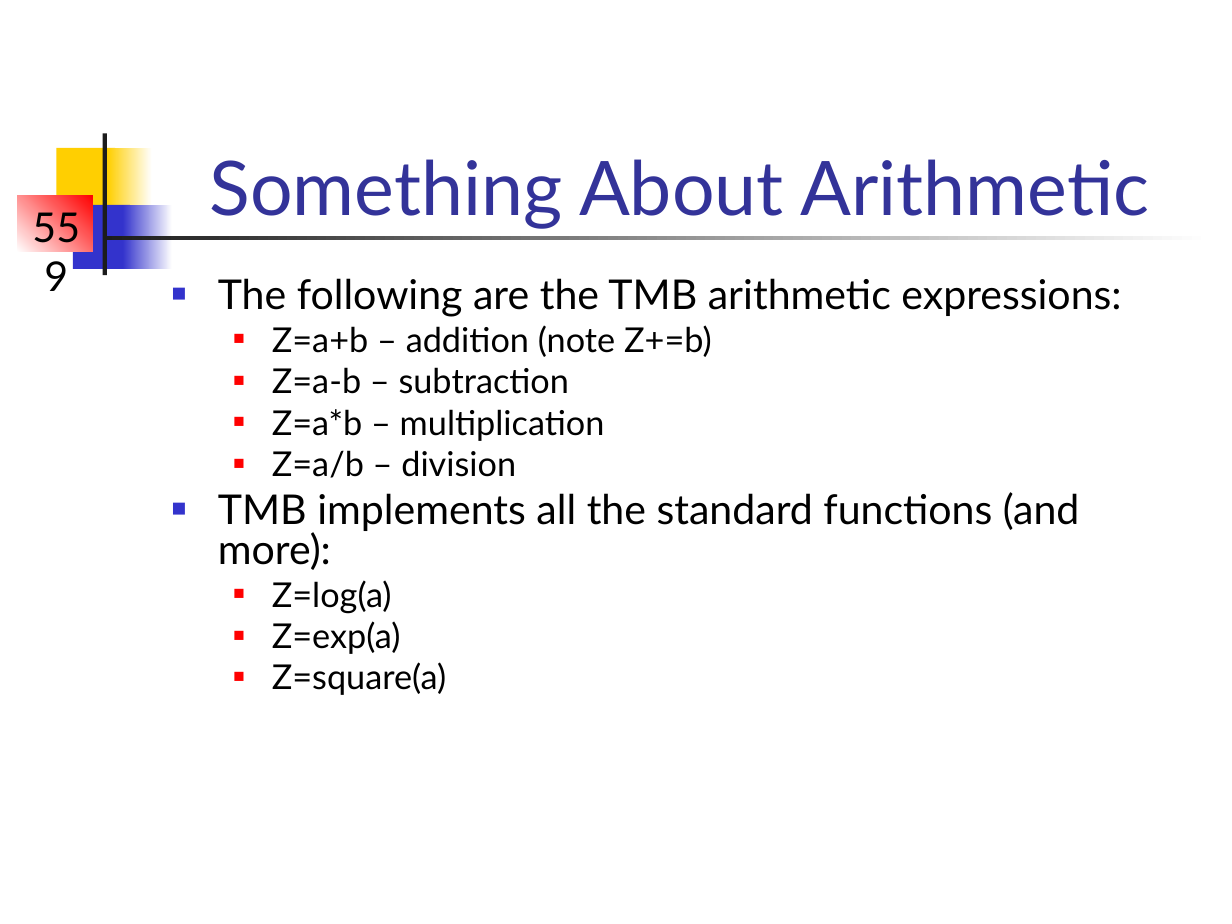
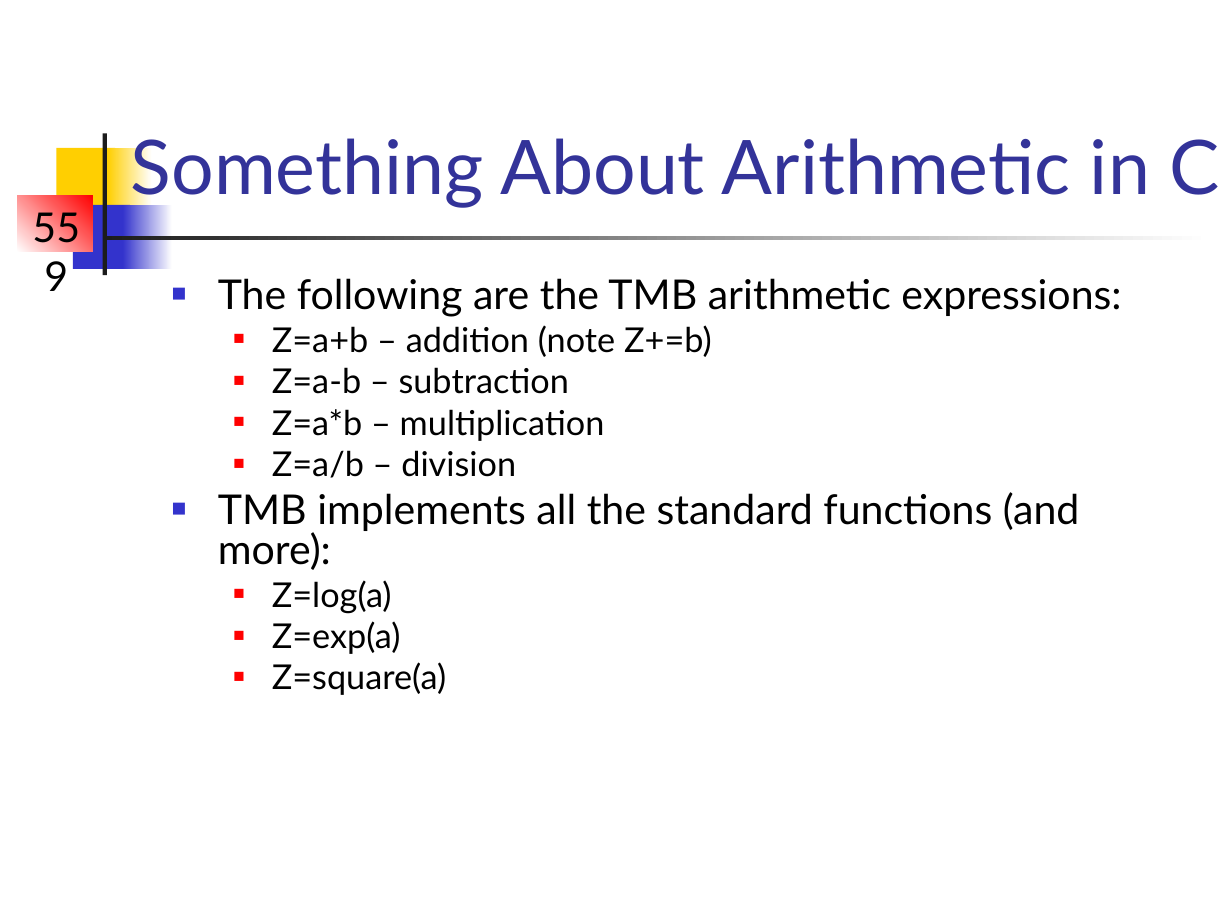
Before and after one commit to briellekwarta19/TMB_workshop, a slide deck: slide 19 of Lectures/LectA.ppt. Drawn at 1232x924 pixels with LibreOffice and Linux fonts; fonts in the diff are those of the drawing. Boxes give left, top, right and bottom in pixels: in the first picture for what was removed or moved away, otherwise in the second. Text is boxed around its words. In the diff, an @@ line names an element or a change of style, - is before the commit and + after.

```diff
--- a/Lectures/LectA.ppt
+++ b/Lectures/LectA.ppt
@@ title at <box>131,138,1219,207</box>: text changed @@
-Something About Arithmetic
+Something About Arithmetic in C
```
Also in this commit, not shown: 5 other slides changed, 17 other files.
